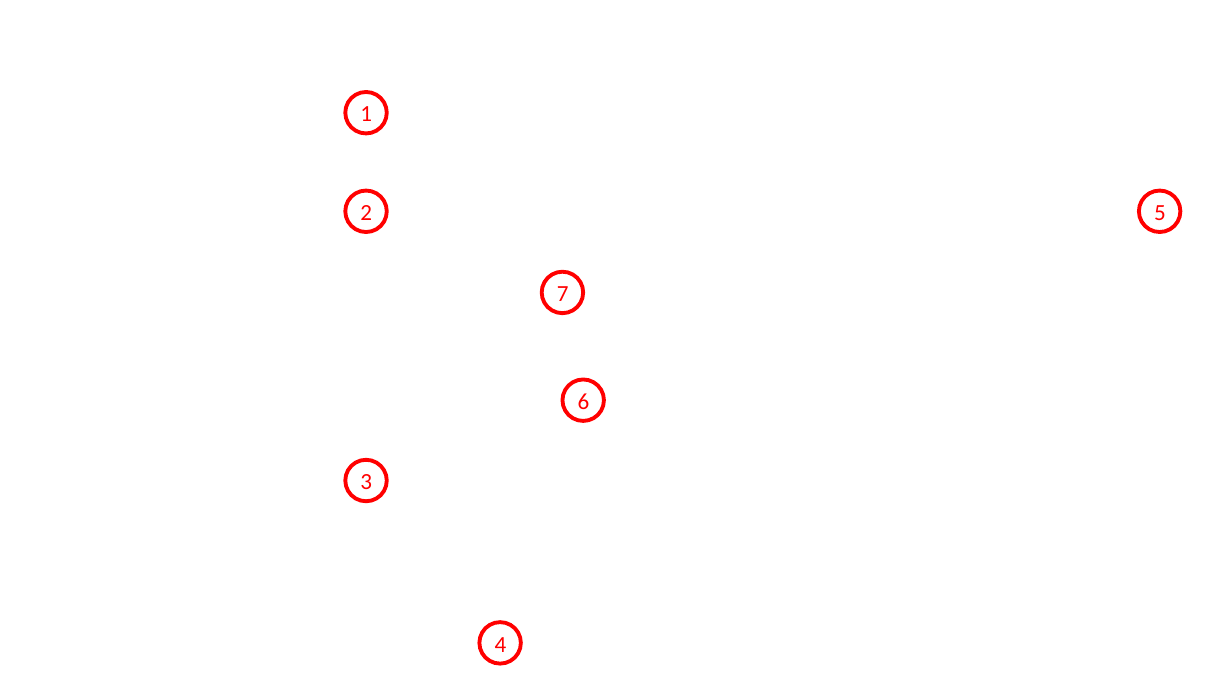
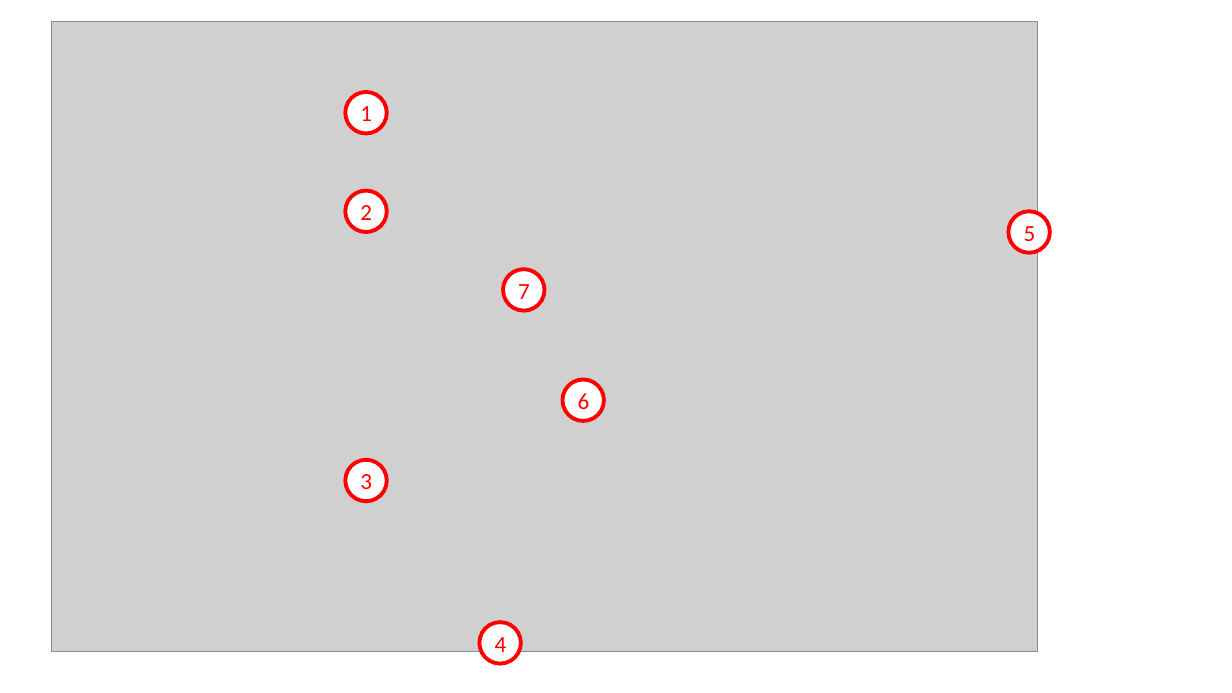
Before and after one commit to SICKAppSpaceCodingStarterKit/CSK_Module_MultiTCPIPServer, a slide deck: slide 1 of docu/media/sources/ImageSources.pptx. Drawn at 1232x693 pixels with LibreOffice and Linux fonts; fonts in the diff are those of the drawing; grey boxes stand for pictures; background and template pictures are left out. Boxes give left, top, right and bottom in pixels: in the first picture for what was removed or moved away, otherwise in the second. Text is boxed around its words. In the diff, an @@ line names an element or a change of style, - is before the commit and + after.

```diff
--- a/docu/media/sources/ImageSources.pptx
+++ b/docu/media/sources/ImageSources.pptx
@@ picture added at [52,21,1038,653] @@
@@ ellipse "5": place and size @@
-ellipse "5" at [1140,190,1181,232]
+ellipse "5" at [1008,212,1050,253]
@@ ellipse "7": place and size @@
-ellipse "7" at [542,272,583,313]
+ellipse "7" at [503,269,544,311]
```
Also in this commit, not shown: 2 other slides changed, 1 slide added, 15 other files.
